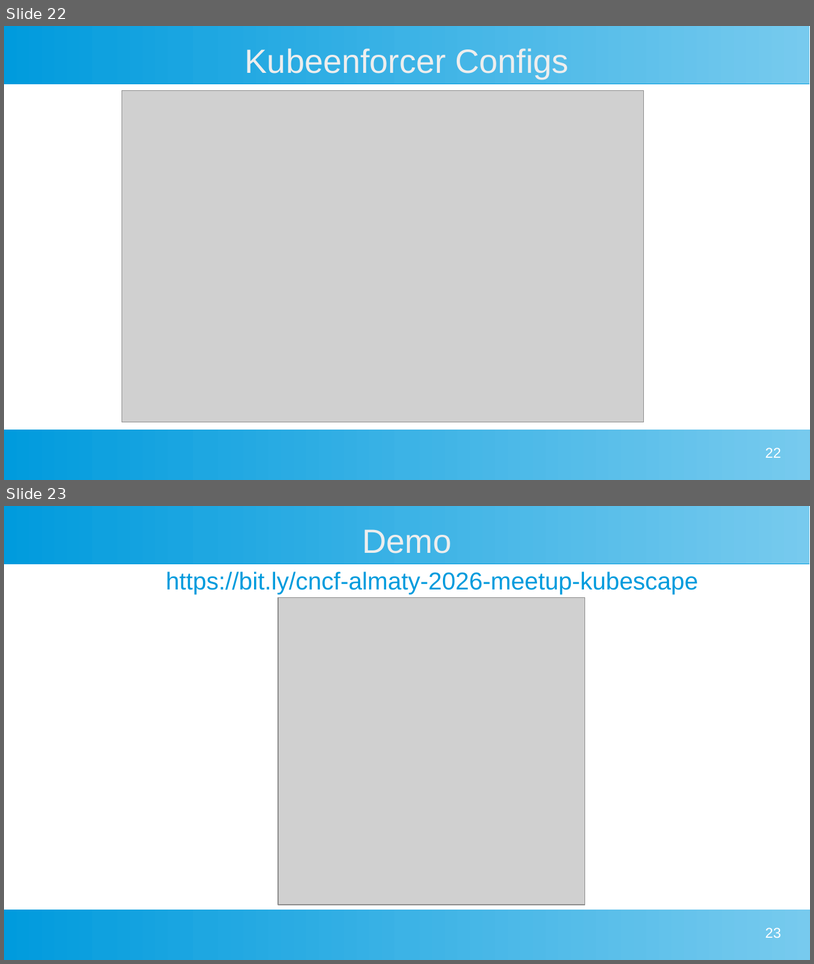
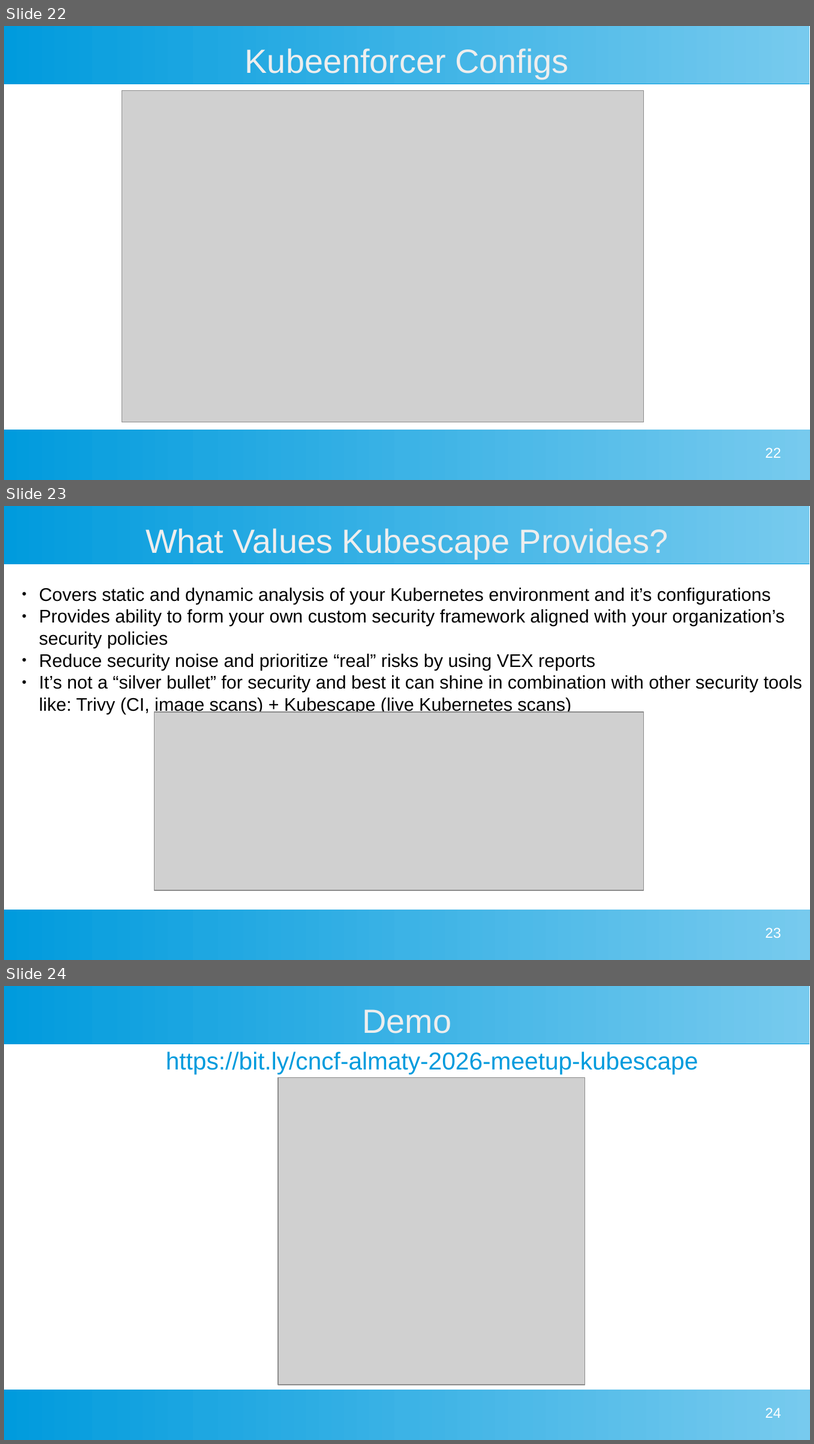
Before and after one commit to Brain2life/cncf-almaty-2026-meetup, a slide deck: presentation/kubescape_presentation.odp. Shown one above the other, each under a label of ours: slides 22 and 23 before the commit, slides 22, 23 and 24 after it. The pictures are 814x964 and 814x1444 pixels, drawn with LibreOffice and Linux fonts; fonts in the diff are those of the drawing; grey boxes stand for pictures. Boxes give left, top, right and bottom in pixels: in the first picture for what was removed or moved away, otherwise in the second. Text is boxed around its words. In the diff, an @@ line names an element or a change of style, - is before the commit and + after.

```diff
--- a/presentation/kubescape_presentation.odp
+++ b/presentation/kubescape_presentation.odp
@@ slide 23 added at bbox=[4, 506, 810, 960], background #FFFFFF; not listed: 2 template elements that a slide beside it also shows @@
@@ title added at bbox=[146, 528, 668, 559], 33 pt, text #EEEEEE @@
+What Values Kubescape Provides?
@@ text added at bbox=[39, 588, 803, 714], 18 pt, text #000000 @@
+● Covers static and dynamic analysis of your Kubernetes environment and it’s configurations
+● Provides ability to form your own custom security framework aligned with your organization’s
+  security policies
+● Reduce security noise and prioritize “real” risks by using VEX reports
+● It’s not a “silver bullet” for security and best it can shine in combination with other security tools
+  like: Trivy (CI, image scans) + Kubescape (live Kubernetes scans)
@@ picture added at bbox=[154, 712, 644, 890] @@
@@ page number added at bbox=[765, 927, 781, 937], 14 pt, text #FFFFFF @@
+23
@@ what was slide 23 is now slide 24 @@
@@ page number at bbox=[765, 1407, 781, 1417]: text changed @@
-23
+24
```
Also in this commit, not shown: 2 slides changed, 1 other file.
